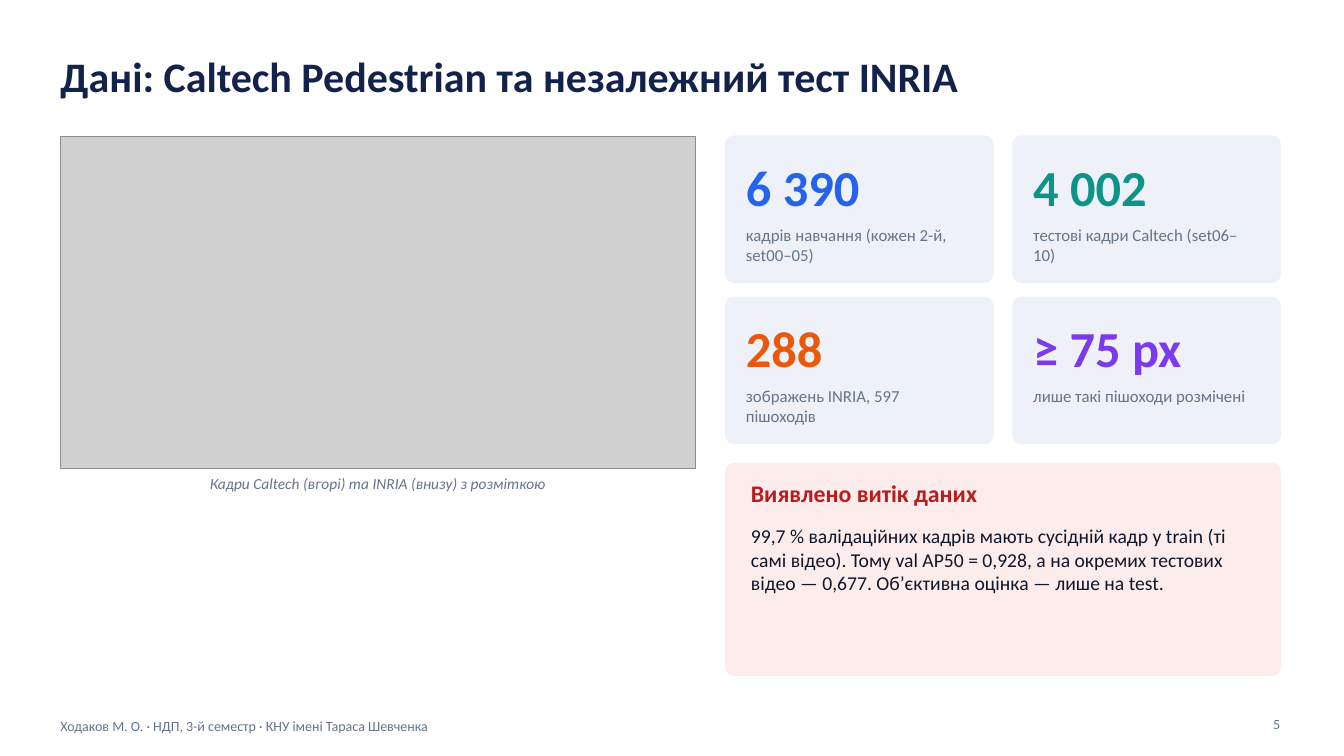
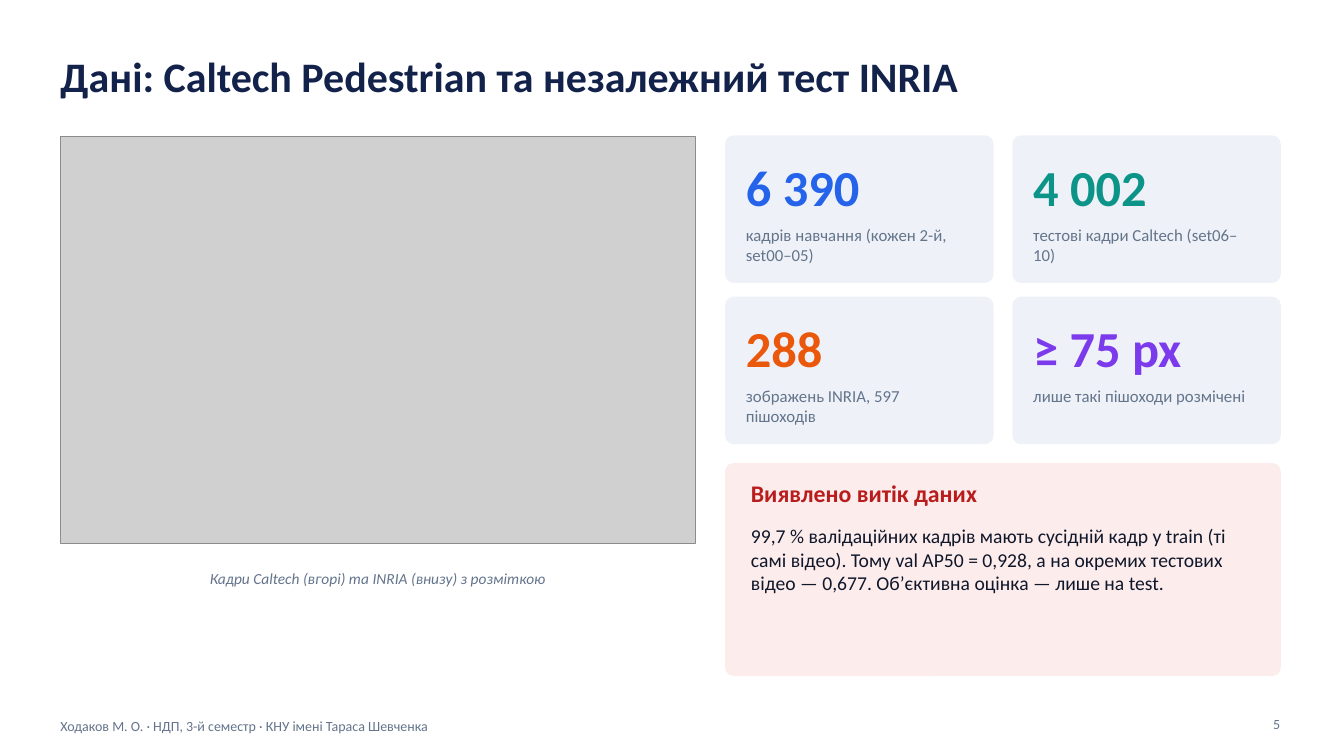
Before and after one commit to maksymkhodakov/ImageRecognitionProject, a slide deck: slide 5 of Презентація_НДП_3сем_Ходаков_Детекція_Пішоходів.pptx. Drawn at 1344x756 pixels with LibreOffice and Linux fonts; fonts in the diff are those of the drawing; grey boxes stand for pictures. Boxes give left, top, right and bottom in pixels: in the first picture for what was removed or moved away, otherwise in the second. Text is boxed around its words. In the diff, an @@ line names an element or a change of style, - is before the commit and + after.

```diff
--- a/Презентація_НДП_3сем_Ходаков_Детекція_Пішоходів.pptx
+++ b/Презентація_НДП_3сем_Ходаков_Детекція_Пішоходів.pptx
@@ picture resized from (x1=60, y1=136, x2=696, y2=468) to (x1=60, y1=136, x2=696, y2=543) @@
@@ text "Кадри Caltech (вгорі) та INRIA ..." moved from (x1=210, y1=478, x2=546, y2=492) to (x1=210, y1=573, x2=546, y2=587) @@
```
Also in this commit, not shown: 5 other slides changed, 2 slides added, 1 other file.
